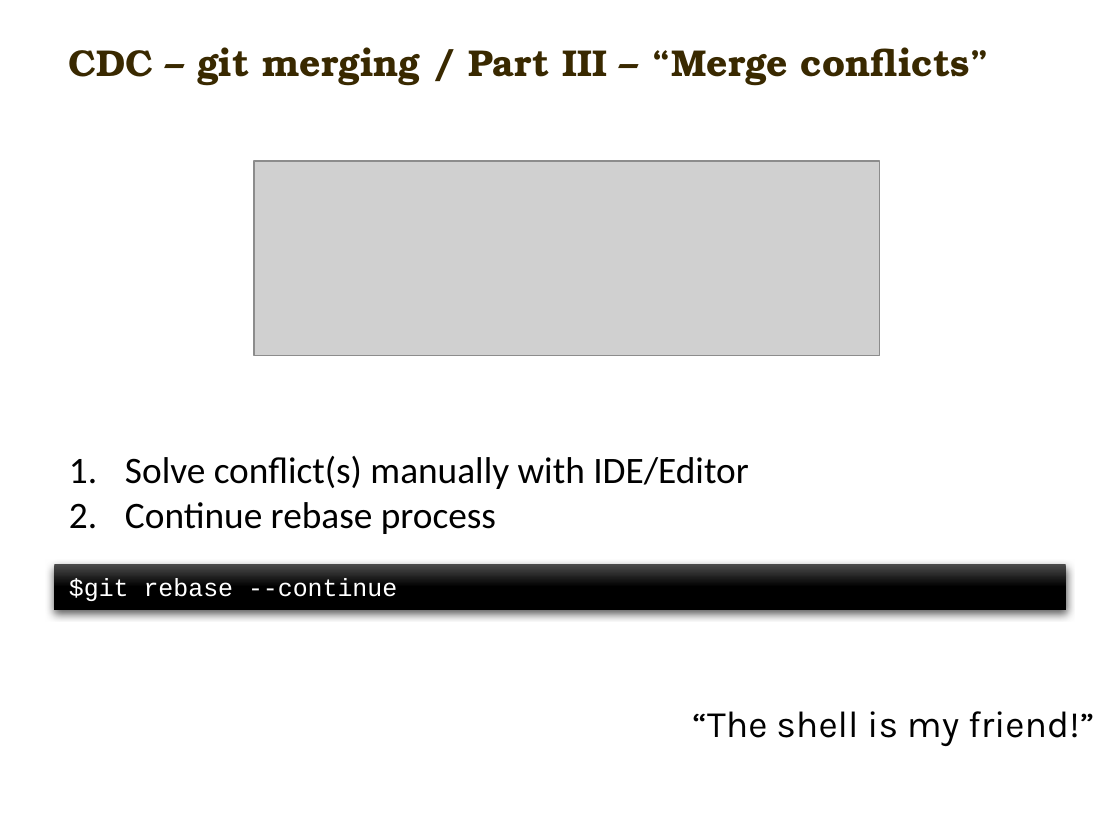
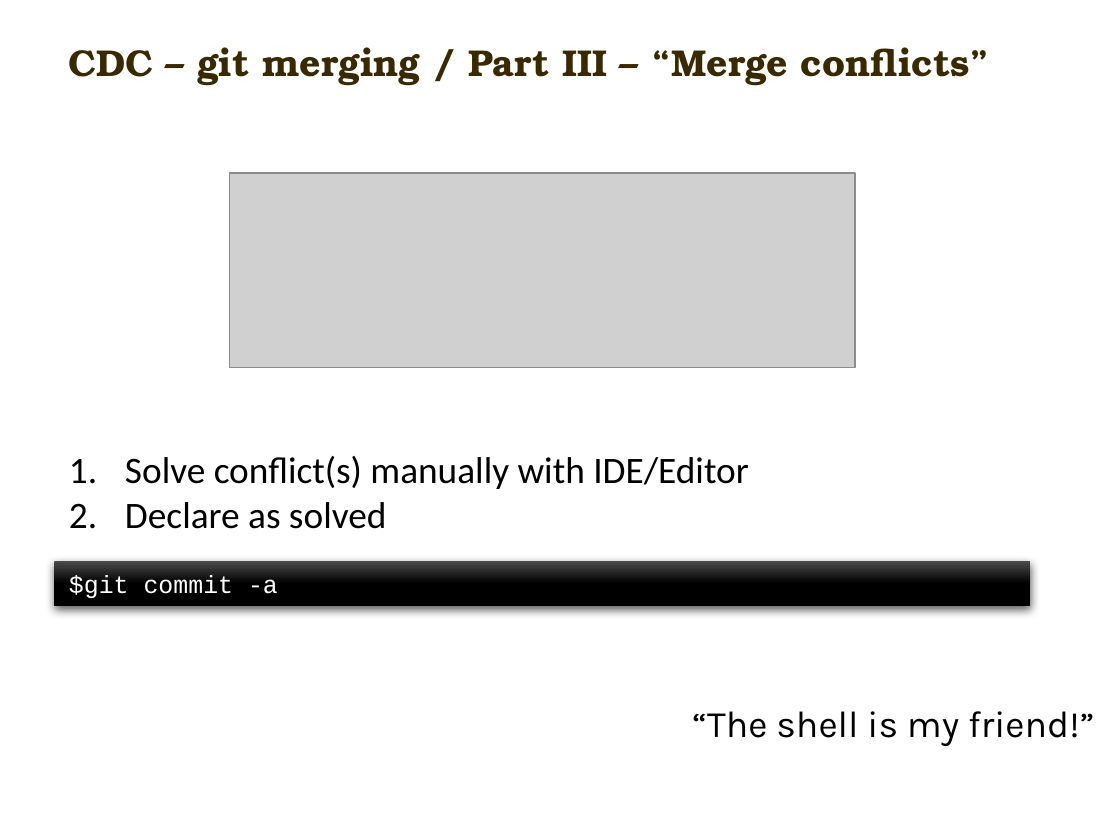
Before and after one commit to carlmitrais/wisdom, a slide deck: slide 11 of cdc_git_ws1.pptx. Drawn at 1120x840 pixels with LibreOffice and Linux fonts; fonts in the diff are those of the drawing; grey boxes stand for pictures; background and template pictures are left out. Boxes give left, top, right and bottom in pixels: in the first picture for what was removed or moved away, otherwise in the second. Text is boxed around its words. In the diff, an @@ line names an element or a change of style, - is before the commit and + after.

Commit message:
changed workflow to basic merge and took rebase as additional

```diff
--- a/cdc_git_ws1.pptx
+++ b/cdc_git_ws1.pptx
@@ picture: place and size @@
-picture at <box>254,161,880,355</box>
+picture at <box>230,173,856,367</box>
@@ text at <box>125,502,387,529</box>: text changed @@
-2. Continue rebase process
+2. Declare as solved
@@ rectangle "$git commit -a": place and size @@
-rectangle "$git commit -a" at <box>54,564,1065,609</box>
+rectangle "$git commit -a" at <box>54,561,1030,606</box>
@@ text in rectangle at <box>69,575,278,598</box>: text changed @@
-$git rebase --continue
+$git commit -a
```
Also in this commit, not shown: 12 other slides changed, 2 slides added.
